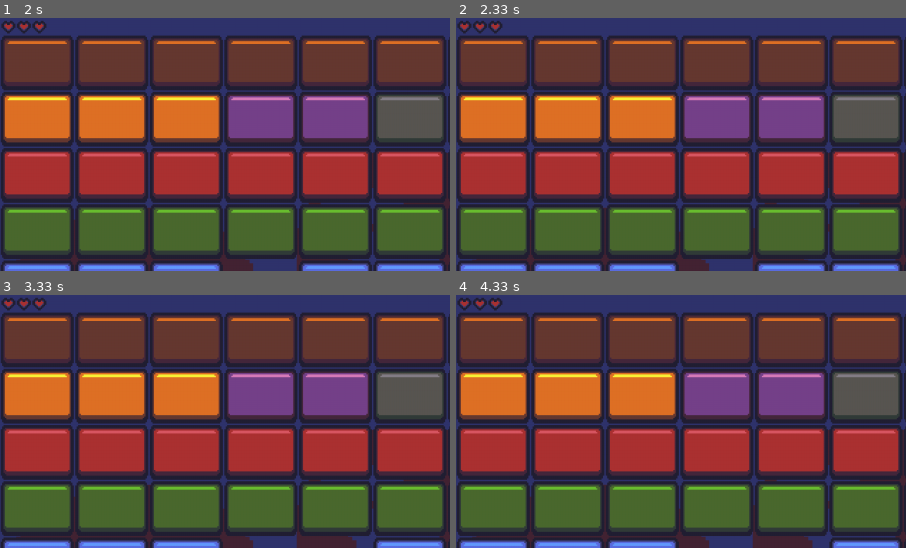
Above: before the commit, frames 1-4 (two rows, left to right).
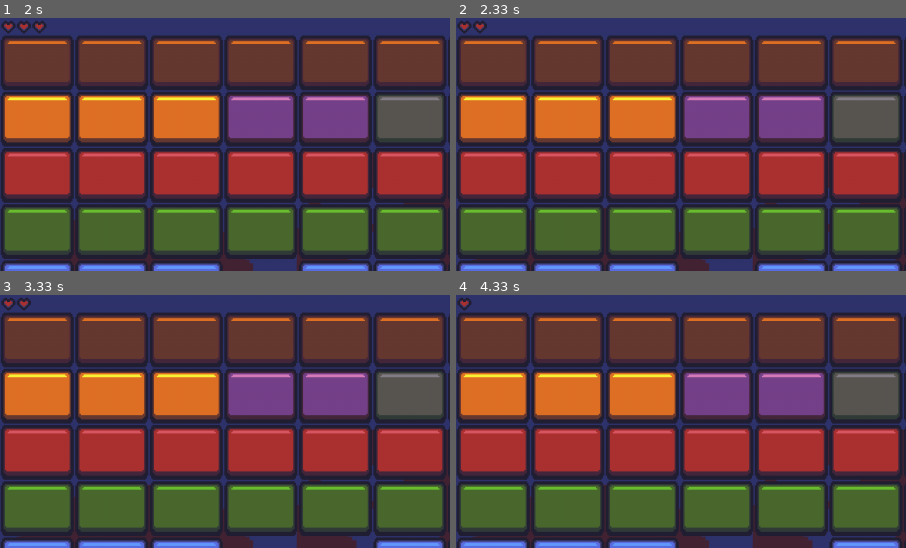
Above: after the commit, the same moments.

Repository: brccabral/Python_Pygame_Breakout
Game: pygame game, started from code/main.py
The game is run twice, just before and just after one commit, with the same random seed, the same clock (stepped at 60 frames per second) and the same inputs.
Inputs:
- Up to frame 1 (2 s): tap Space at 0.33, 0.73, 1.03, 1.23, 1.53, 1.73 s; hold Right 0.67-1.13 s; hold Right 1.17-1.63 s; hold Left from 1.67 s (still down)
- Up to frame 2 (2.33 s): tap Space at 2.03, 2.3 s; release Left at 2.2 s; hold Left from 2.23 s (still down)
- Up to frame 3 (3.33 s): tap Space at 2.6, 2.73, 3.03 s; release Left at 2.63 s; hold Right 2.67-3.3 s
- Up to frame 4 (4.33 s): hold Left 3.33-3.8 s; tap Space at 3.4, 3.7, 3.9, 4.2 s; hold Right 3.83-4.3 s
The pictures show only the part of the screen within x 0-50%, y 0-50%; the shares and areas given below are measured in that part.

Frame 1 is identical in both runs. In frame 2, 0.1% of the frame differs, in the area x 7-11%, y 1-7%; in frame 3, 0.1%; in frame 4, 0.2%, in the area x 3-11%, y 1-7%.

Commit message:
player loses hearts if ball fall

Diff:
--- a/code/sprites.py
+++ b/code/sprites.py
@@ -123,6 +123,7 @@
             elif self.rect.top >= WINDOW_HEIGHT:
                 self.active = False
                 self.direction.y = -1
+                self.player.hearts -= 1
 
     def collision(self, direction: str):
 
